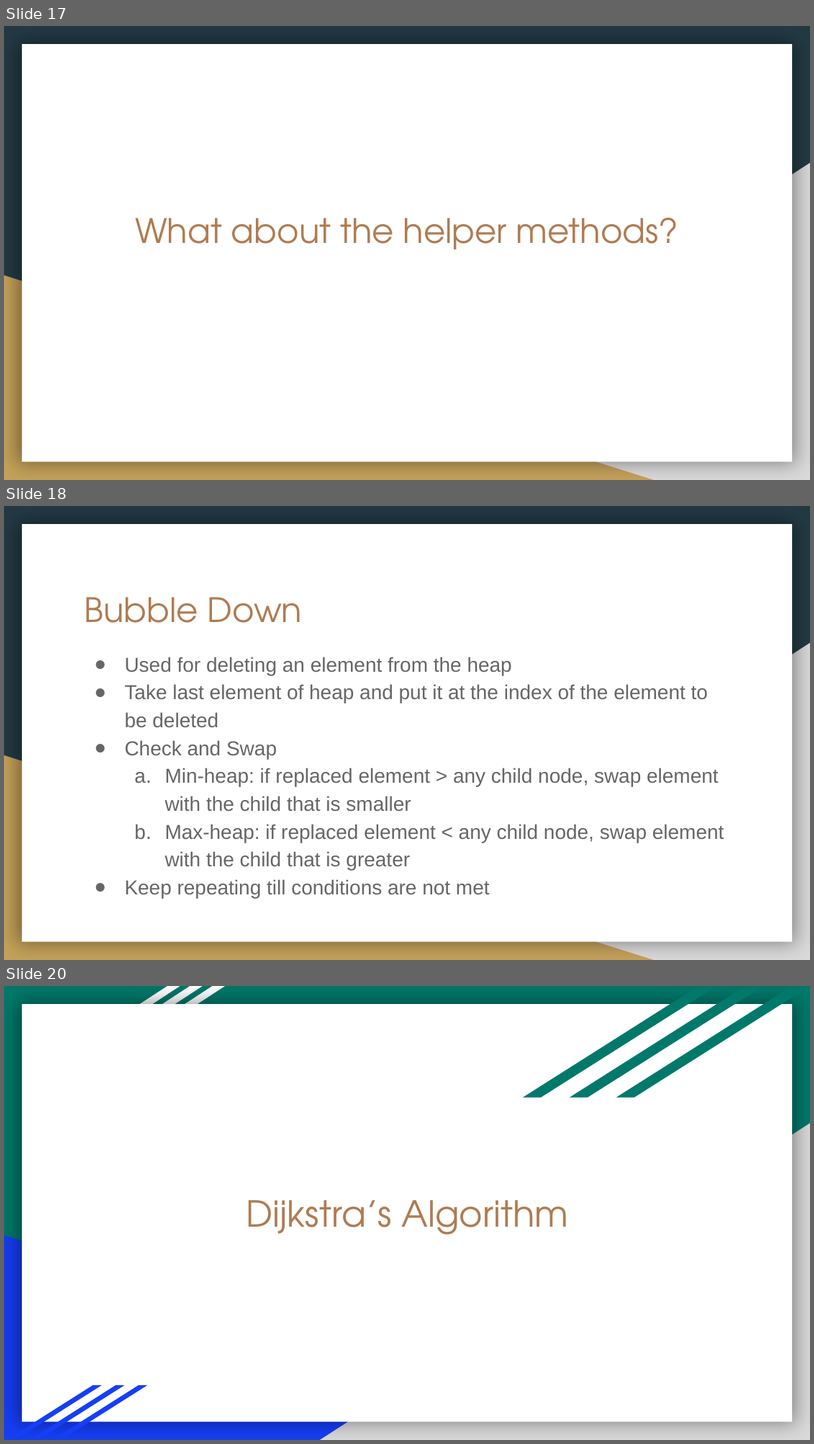
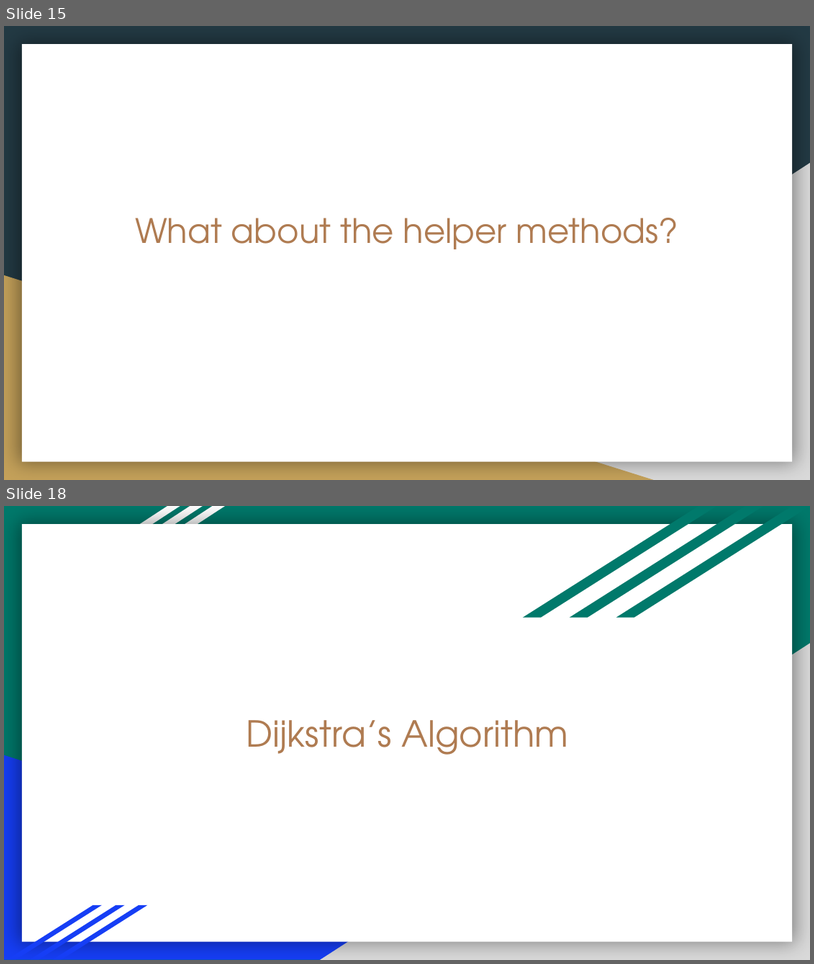
Before and after one commit to ucsd-cse12-sp21/ucsd-cse12-sp21.github.io, a slide deck: discussions/Week9/Week 9 Discussion Slides.pptx. Shown one above the other, each under a label of ours: slides 17, 18 and 20 before the commit, slides 15 and 18 after it; the slides between them are not shown. The pictures are 814x1444 and 814x964 pixels, drawn with LibreOffice and Linux fonts; fonts in the diff are those of the drawing. Boxes give left, top, right and bottom in pixels: in the first picture for what was removed or moved away, otherwise in the second. Text is boxed around its words. In the diff, an @@ line names an element or a change of style, - is before the commit and + after.

```diff
--- a/discussions/Week9/Week 9 Discussion Slides.pptx
+++ b/discussions/Week9/Week 9 Discussion Slides.pptx
@@ slide 18 removed at bbox=[4, 506, 810, 960], background #233A44; not listed: 3 template elements that a slide beside it also shows @@
@@ title removed at bbox=[85, 597, 303, 623] @@
-Bubble Down
@@ text removed at bbox=[125, 656, 725, 898] @@
-● Used for deleting an element from the heap
-● Take last element of heap and put it at the index of the element to be deleted
-● Check and Swap
-  a. Min-heap: if replaced element > any child node, swap element with the child that is smaller
-  b. Max-heap: if replaced element < any child node, swap element with the child that is greater
-● Keep repeating till conditions are not met
@@ what was slide 17 is now slide 15 @@
@@ what was slide 20 is now slide 18 @@
```
Also in this commit, not shown: 1 slide changed, 1 other slide removed, 1 other file.
